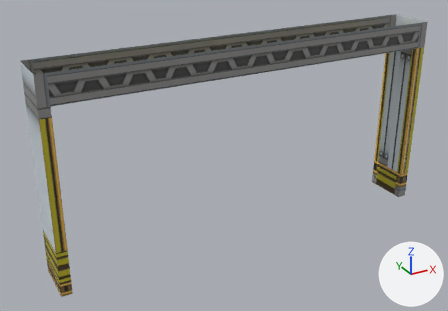
The FBX model Content/Env/Parts/Meshes/SM_Env_Parts_01_frame_01.fbx: old version first, new version second.
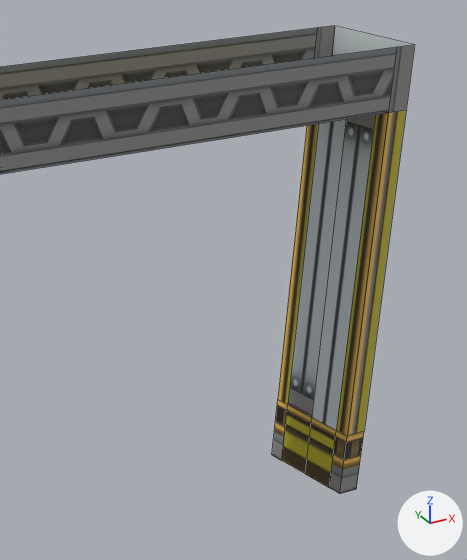
Each version is shown whole from a camera (50 mm lens) standing at (-4.37, -7.24, 4.96) and looking at (-0.34, 0.09, 1.29), then close up on the part from 59% to 100% of the width and 1% to 72% of the height. The lights are fixed; the arrows at lower right show +X, +Y and +Z. The close-ups show mesh edges as thin lines. Where no turn or scale is listed for an object, it has been applied to the vertices.

Names of what the first close-up shows: 'SM_Env_Parts_01_frame_01'.
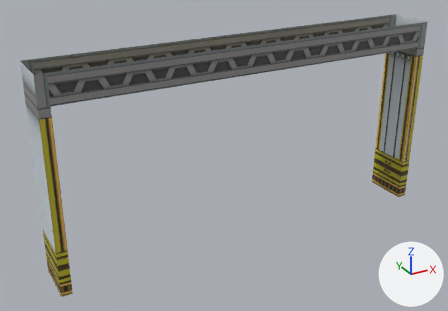
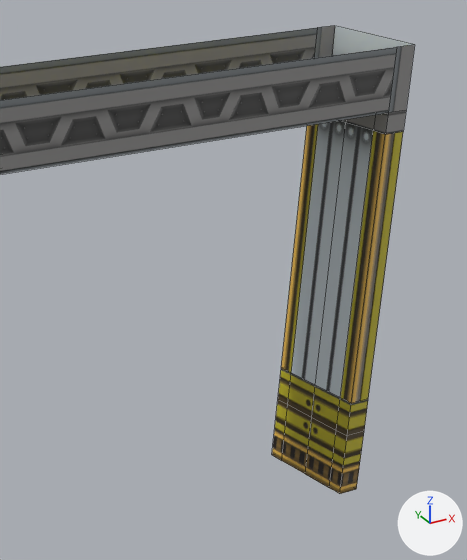
Location of each change, [x1, y1, x2, y2] in pixels of the close-ups (467 x 560 px):
part 1 of me_mesh, built on: [278, 110, 406, 436] in both
part 2 of me_mesh, surface changed: [0, 28, 394, 494] in both

Diff of the bpy script that builds the scene:
```diff
--- a/Content/Env/Parts/Meshes/SM_Env_Parts_01_frame_01.fbx.py
+++ b/Content/Env/Parts/Meshes/SM_Env_Parts_01_frame_01.fbx.py
@@ me_mesh @@
 # used by ob_sm_env_parts_01_frame_01; location = (0.0, 0.0, 0.0)
-me_mesh.from_pydata(...)  # 71 vertices, 60 faces; spans x -3.0..3.0, y -0.34..0.34, z 0.0..3.0
+me_mesh.from_pydata(...)  # 85 vertices, 74 faces; spans x -3.0..3.0, y -0.34..0.34, z 0.0..3.0
+# me_mesh part 1
+# 7 faces are deleted
+# 7 new vertices lie (0.0, 0.0, 0.24) away from vertices in x 2.85..3.0, y -0.34..0.34, z 0.43
+# 7 new vertices lie (0.0, 0.0, -0.13) away from vertices in x 2.85..3.0, y -0.34..0.34, z 2.6
+# 21 new faces join them
+# me_mesh part 2: 23 kept faces spanning x -3.0..3.0, y -0.34..0.34, z 0.0..3.0 get new texture (UV) coordinates
 me_mesh.materials.append(mat_wall_01)
```
